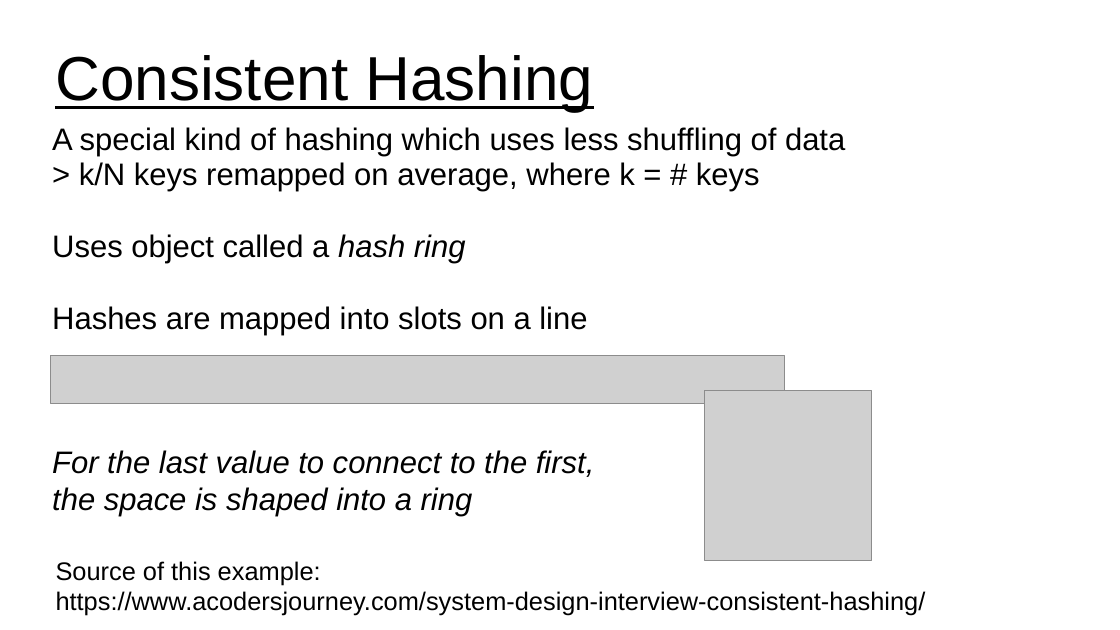
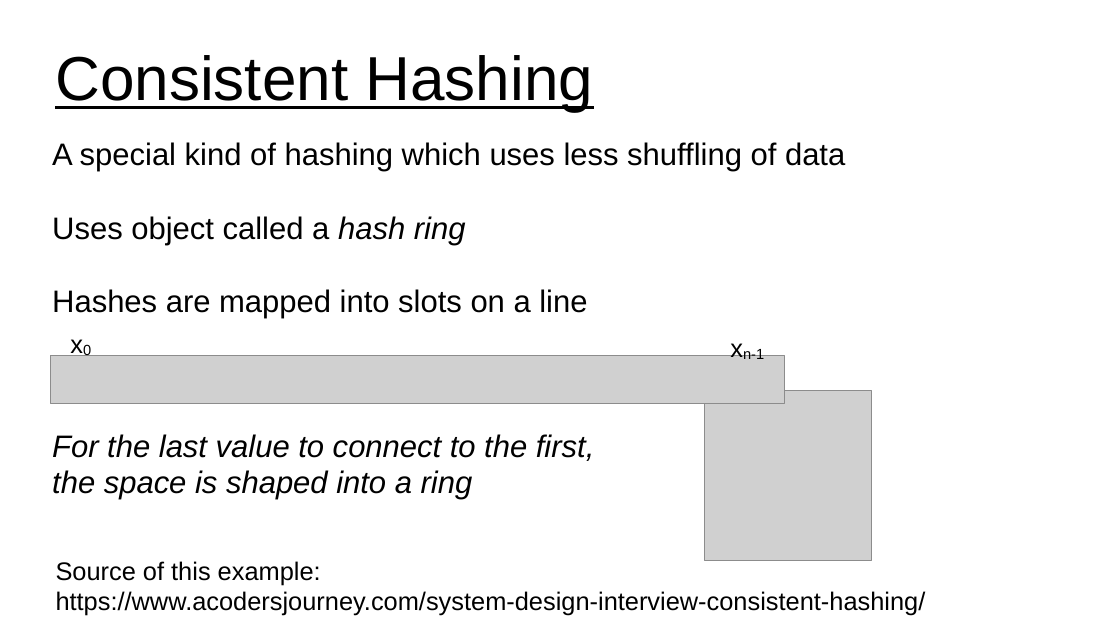
Before and after one commit to UVADS/distributed_computing, a slide deck: slide 10 of 09_distributed_data_concepts_and_tools/consistent_hashing.ppt (slide 6 before the commit). Drawn at 1120x630 pixels with LibreOffice and Linux fonts; fonts in the diff are those of the drawing; grey boxes stand for pictures. Boxes give left, top, right and bottom in pixels: in the first picture for what was removed or moved away, otherwise in the second. Text is boxed around its words. In the diff, an @@ line names an element or a change of style, - is before the commit and + after.

Commit message:
updated slides on consistent hashing

```diff
--- a/09_distributed_data_concepts_and_tools/consistent_hashing.ppt
+++ b/09_distributed_data_concepts_and_tools/consistent_hashing.ppt
@@ subtitle at [52, 142, 845, 172]: text changed @@
-A special kind of hashing which uses less shuffling of data
-> k/N keys remapped on average, where k = # keys
+A special kind of hashing which uses less shuffling of data
@@ text added at [60, 326, 110, 365], 18 pt, text #000000 @@
+x0
@@ text added at [743, 348, 764, 359], 18 pt, text #000000 @@
+xn-1
```
Also in this commit, not shown: 7 other slides changed, 6 slides added, 1 slide removed.
